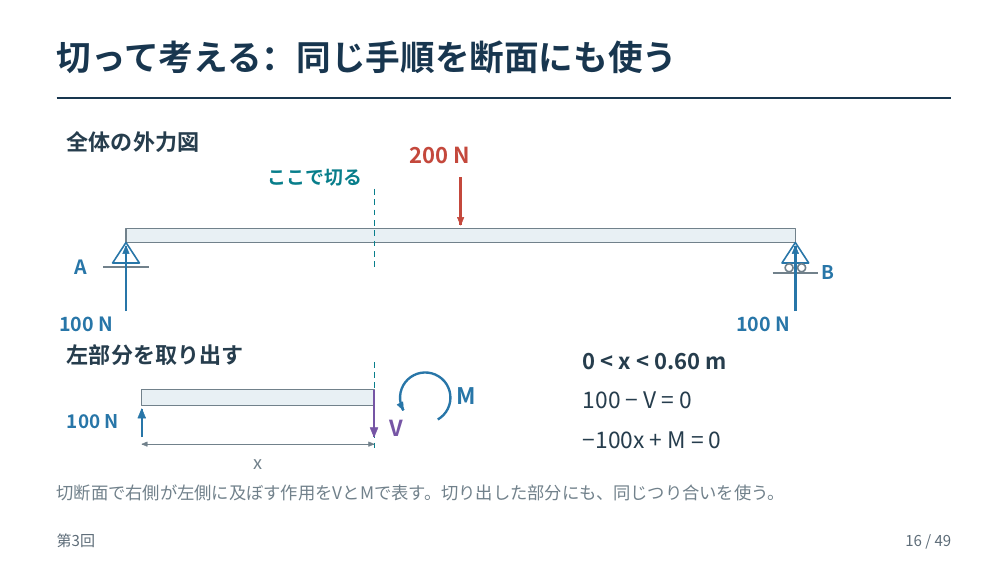
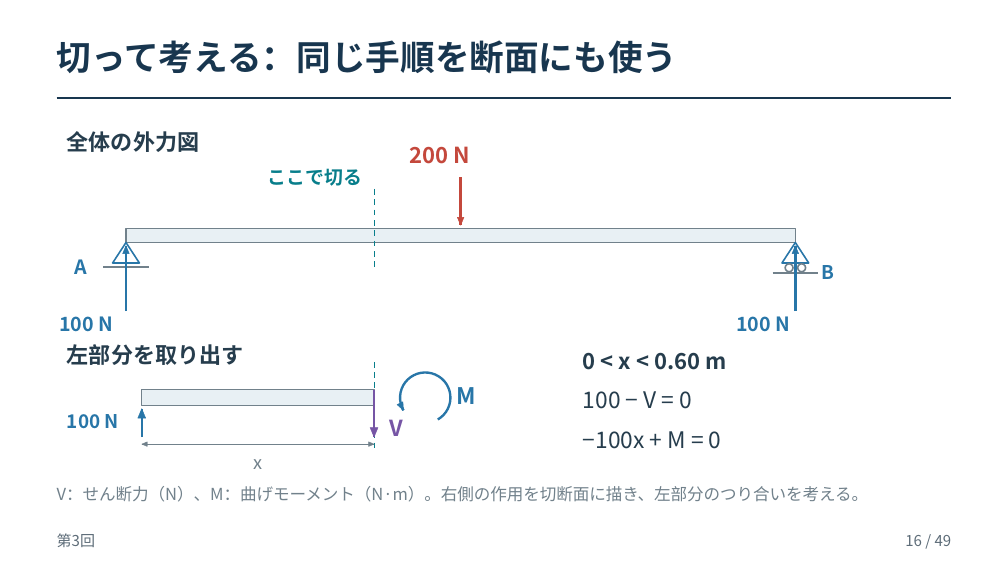
Before and after one commit to zooc-14calbp/industrial-materials-course, a slide deck: slide 16 of 学生用/第03回/03_授業スライド.pptx. Drawn at 1008x567 pixels with LibreOffice and Linux fonts; fonts in the diff are those of the drawing. Boxes give left, top, right and bottom in pixels: in the first picture for what was removed or moved away, otherwise in the second. Text is boxed around its words. In the diff, an @@ line names an element or a change of style, - is before the commit and + after.

```diff
--- a/学生用/第03回/03_授業スライド.pptx
+++ b/学生用/第03回/03_授業スライド.pptx
@@ text at [57, 486, 869, 502]: text changed; size 16.5 to 15.8 pt @@
-切断面で右側が左側に及ぼす作用をVとMで表す。切り出した部分にも、同じつり合いを使う。
+V：せん断力（N）、M：曲げモーメント（N·m）。右側の作用を切断面に描き、左部分のつり合いを考える。
```
Also in this commit, not shown: 11 other slides changed, 8 other files.
